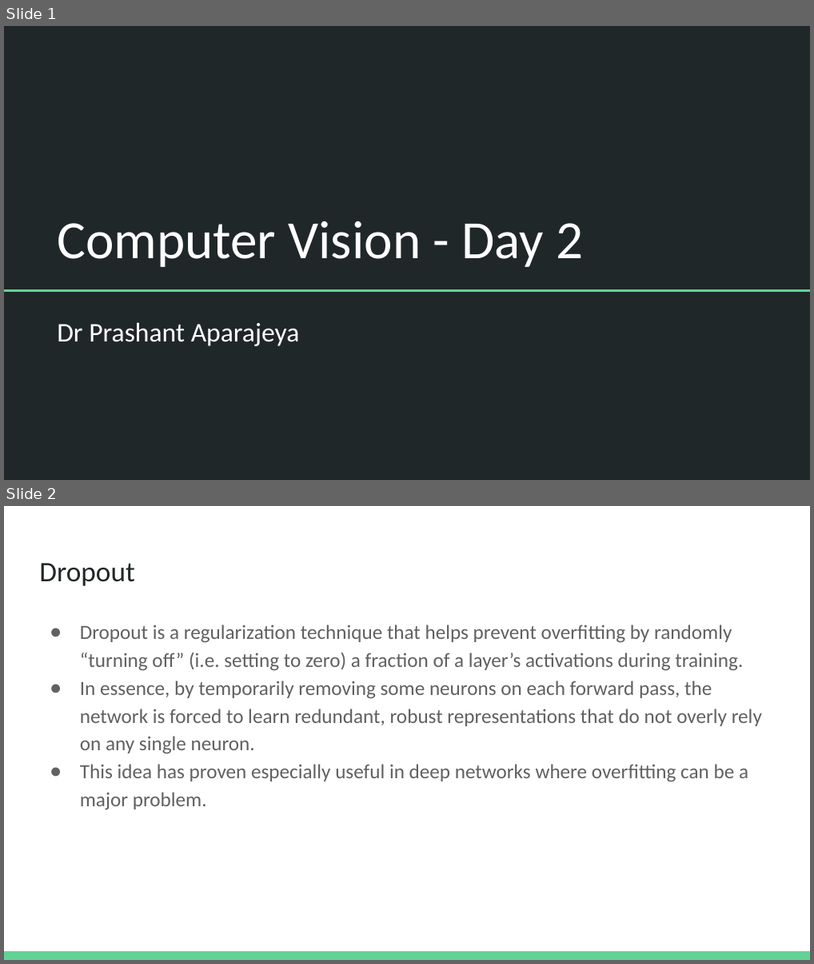
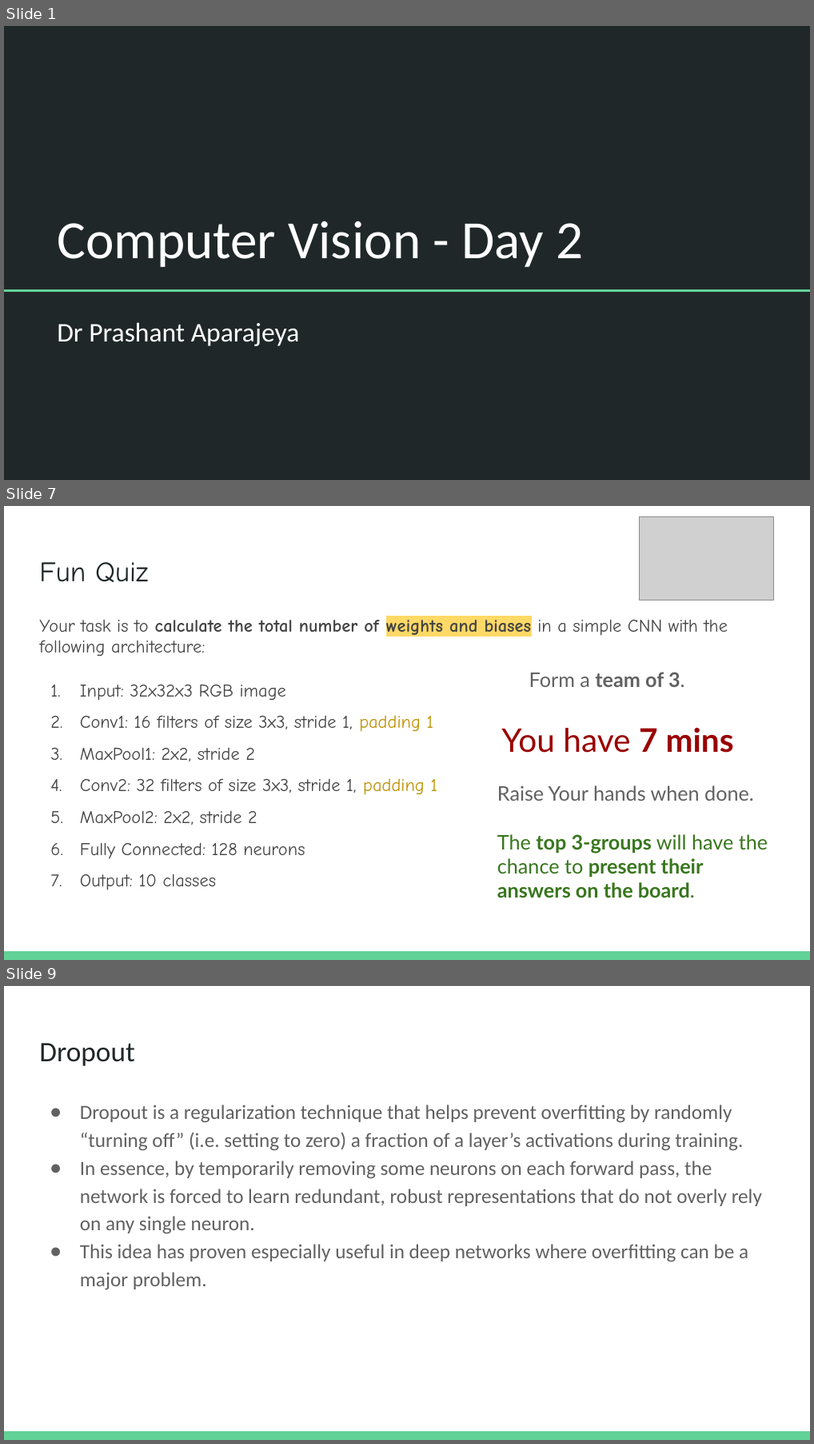
Before and after one commit to Hasan-Shahid/KA-Advanced-Ai-2025, a slide deck: Slides/Extra Slides/Computer Vision - Day 2.pptx. Shown one above the other, each under a label of ours: slides 1 and 2 before the commit, slides 1, 7 and 9 after it; the slides between them are not shown. The pictures are 814x964 and 814x1444 pixels, drawn with LibreOffice and Linux fonts; fonts in the diff are those of the drawing; grey boxes stand for pictures. Boxes give left, top, right and bottom in pixels: in the first picture for what was removed or moved away, otherwise in the second. Text is boxed around its words. In the diff, an @@ line names an element or a change of style, - is before the commit and + after.

```diff
--- a/Slides/Extra Slides/Computer Vision - Day 2.pptx
+++ b/Slides/Extra Slides/Computer Vision - Day 2.pptx
@@ slide 7 added at <box>4,506,810,960</box>, background #FFFFFF; not listed: 1 template element that a slide beside it also shows @@
@@ picture added at <box>639,517,774,600</box> @@
@@ title added at <box>39,562,148,582</box>, 25.2 pt, text #202729 @@
+Fun Quiz
@@ text added at <box>39,620,728,890</box>, 16 pt, text #434343 @@
+Your task is to calculate the total number of weights and biases in a simple CNN with the following architecture:
+1. Input: 32x32x3 RGB image
+2. Conv1: 16 filters of size 3x3, stride 1, padding 1
+3. MaxPool1: 2x2, stride 2
+4. Conv2: 32 filters of size 3x3, stride 1, padding 1
+5. MaxPool2: 2x2, stride 2
+6. Fully Connected: 128 neurons
+7. Output: 10 classes
@@ text added at <box>530,672,686,687</box>, 18 pt, text #616161, bold @@
+Form a team of 3.
@@ text added at <box>502,728,734,752</box>, 29 pt, text #990000 @@
+You have 7 mins
@@ text added at <box>498,785,768,897</box>, 18 pt, text #38761D @@
+Raise Your hands when done.
+The top 3-groups will have the chance to present their answers on the board.
@@ what was slide 2 is now slide 9 @@
```
Also in this commit, not shown: 8 other slides added, 10 other files.
